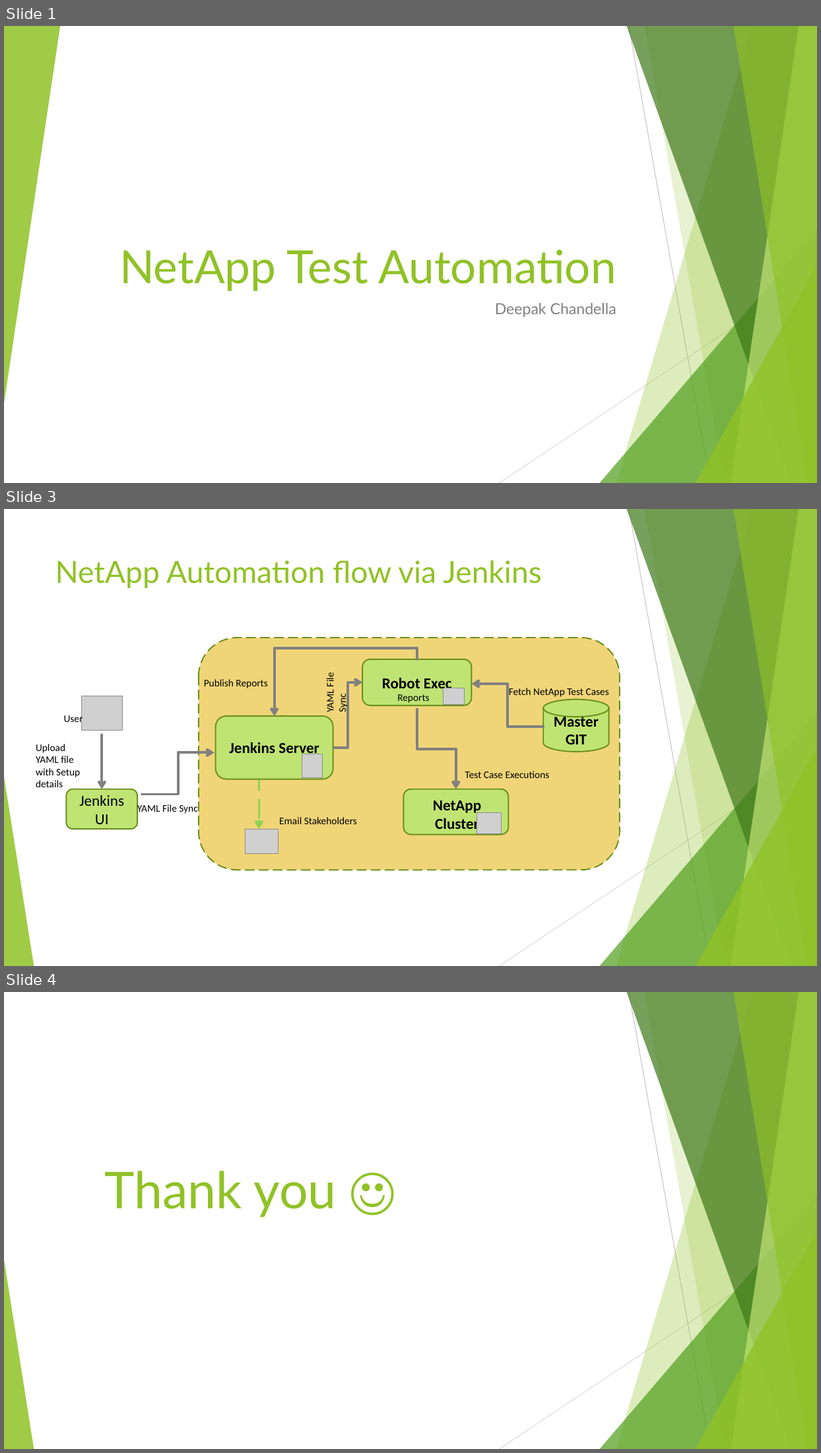
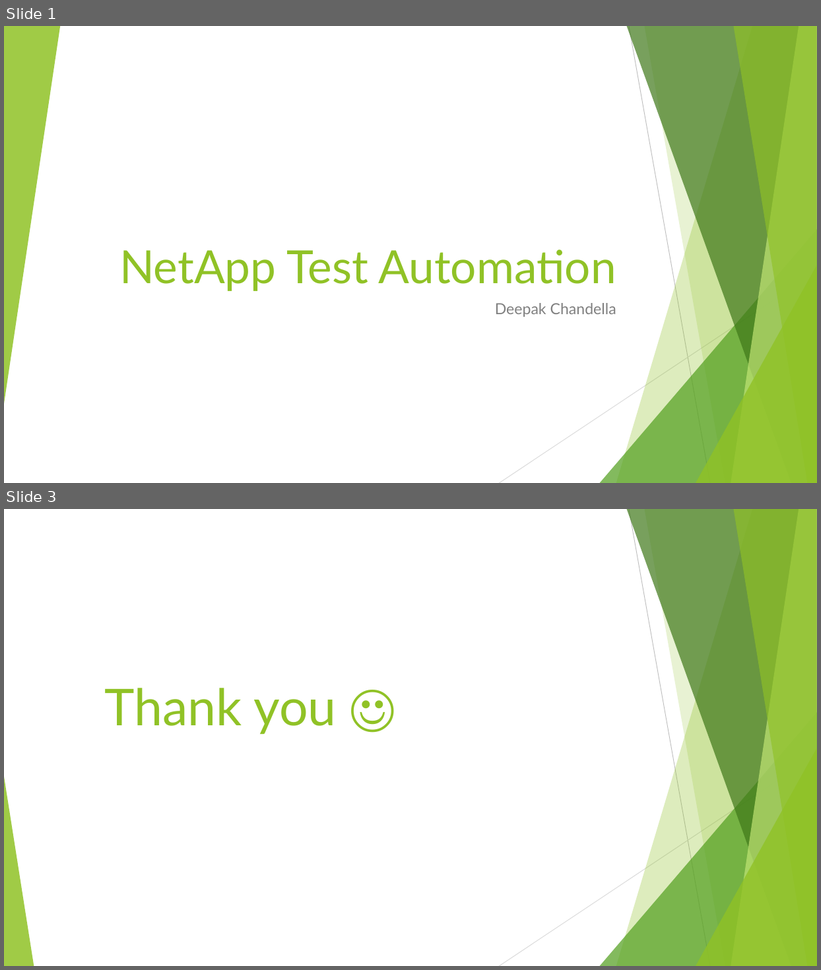
Before and after one commit to chandella07/Netapp_Test_Automation, a slide deck: Framework_ppt/NetApp Test Automation.pptx. Shown one above the other, each under a label of ours: slides 1, 3 and 4 before the commit, slides 1 and 3 after it; the slides between them are not shown. The pictures are 821x1453 and 821x970 pixels, drawn with LibreOffice and Linux fonts; fonts in the diff are those of the drawing; grey boxes stand for pictures. Boxes give left, top, right and bottom in pixels: in the first picture for what was removed or moved away, otherwise in the second. Text is boxed around its words. In the diff, an @@ line names an element or a change of style, - is before the commit and + after.

```diff
--- a/Framework_ppt/NetApp Test Automation.pptx
+++ b/Framework_ppt/NetApp Test Automation.pptx
@@ slide 3 removed at box(4, 509, 817, 966), background #FFFFFF; not listed: 10 template elements that a slide beside it also shows @@
@@ title removed at box(55, 560, 542, 588) @@
-NetApp Automation flow via Jenkins
@@ rounded rectangle removed at box(199, 638, 620, 870) @@
@@ elbow arrow removed from (417, 659) to (274, 716) @@
@@ rounded rectangle removed at box(362, 659, 472, 706) @@
-Robot Exec
@@ text removed at box(204, 679, 267, 689) @@
-Publish Reports
@@ text removed at box(324, 674, 349, 712) @@
-YAML File Sync
@@ elbow arrow removed from (333, 748) to (362, 682) @@
@@ elbow arrow removed from (543, 727) to (472, 684) @@
@@ picture removed at box(81, 696, 122, 730) @@
@@ text removed at box(397, 694, 429, 703) @@
-Reports
@@ picture removed at box(444, 688, 465, 704) @@
@@ text removed at box(509, 688, 609, 697) @@
-Fetch NetApp Test Cases
@@ cylinder removed at box(543, 699, 609, 752) @@
-Master GIT
@@ text removed at box(64, 714, 83, 725) @@
-User
@@ rounded rectangle removed at box(216, 716, 333, 779) @@
-Jenkins Server
@@ elbow arrow removed from (417, 709) to (456, 789) @@
@@ text removed at box(36, 744, 80, 788) @@
-Upload YAML file with Setup details
@@ arrow removed from (102, 735) to (102, 789) @@
@@ elbow arrow removed from (142, 795) to (215, 753) @@
@@ picture removed at box(302, 755, 322, 778) @@
@@ elbow arrow removed from (259, 772) to (259, 829) @@
@@ text removed at box(465, 771, 550, 778) @@
-Test Case Executions
@@ rounded rectangle removed at box(66, 789, 137, 829) @@
-Jenkins UI
@@ text removed at box(137, 803, 197, 815) @@
-YAML File Sync
@@ rounded rectangle removed at box(403, 789, 508, 835) @@
@@ text removed at box(433, 801, 481, 833) @@
-NetApp Cluster
@@ text removed at box(279, 817, 357, 824) @@
-Email Stakeholders
@@ picture removed at box(477, 813, 502, 834) @@
@@ picture removed at box(245, 829, 278, 854) @@
@@ what was slide 4 is now slide 3 @@
```
Also in this commit, not shown: 1 slide changed.
